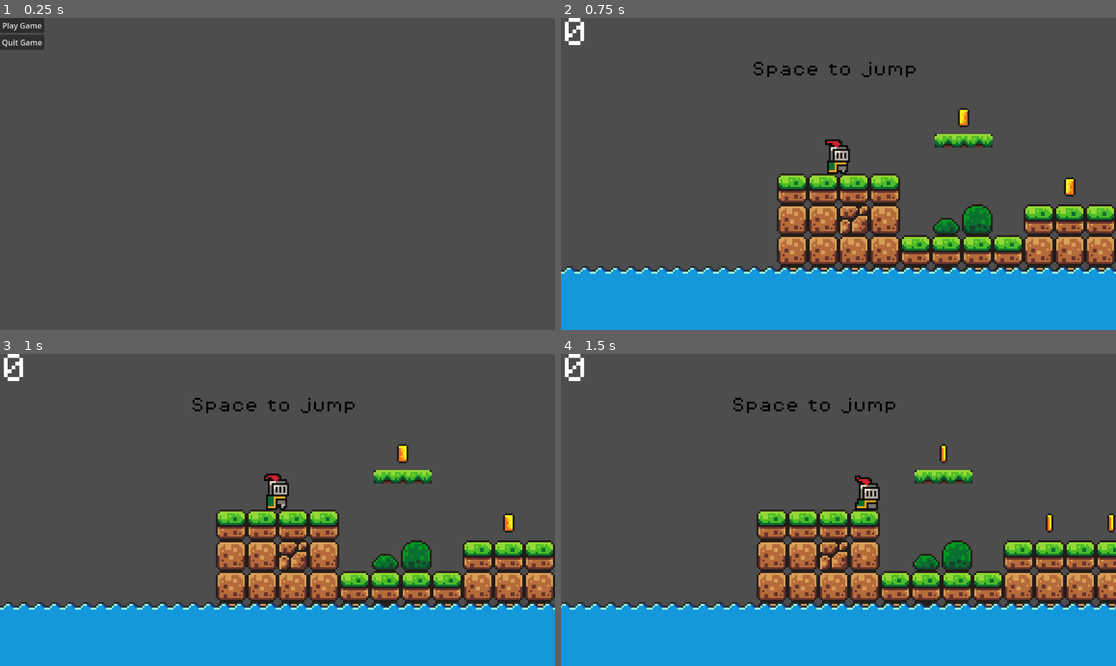
Above: before the commit, frames 1-4 (two rows, left to right).
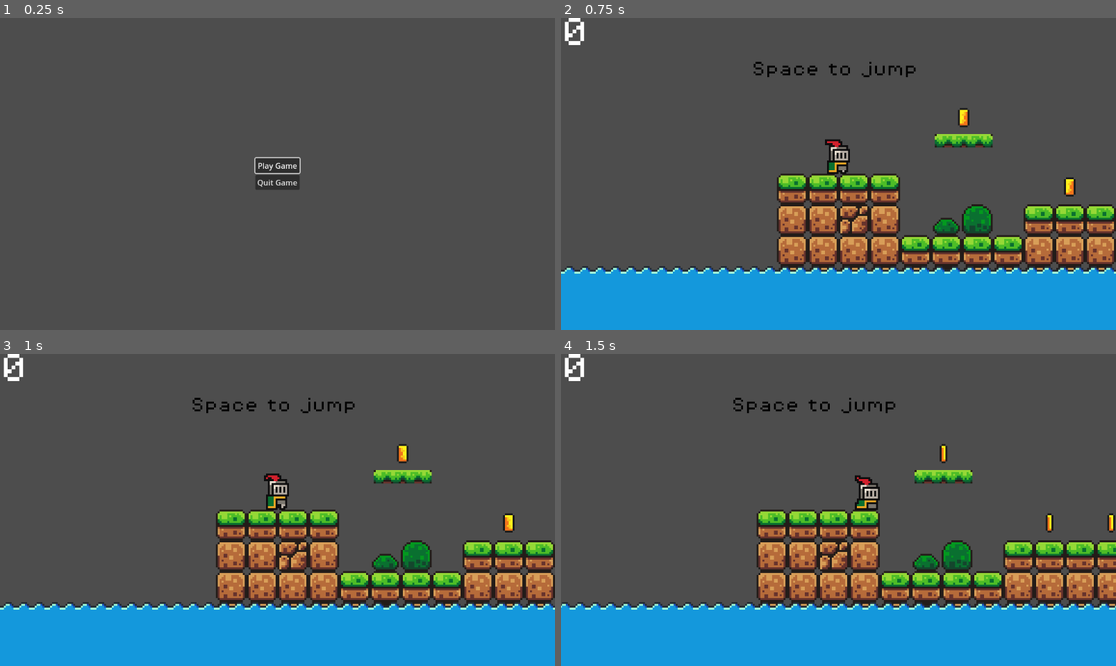
Above: after the commit, the same moments.

Repository: jenshenrik/godot-platformer
Game: Godot game, scene res://scenes/menu.tscn
The game is run twice, just before and just after one commit, with the same random seed, the same clock (stepped at 60 frames per second) and the same inputs.
Inputs:
- Up to frame 1 (0.25 s): no input
- Up to frame 2 (0.75 s): click "Play Game" at 0.5 s
- Up to frame 3 (1 s): no input
- Up to frame 4 (1.5 s): hold D (move_right) from 1.28 s (still down)

The runs differ from the first frame. In frame 1, 1.5% of the frame differs, in the area x 0-55%, y 0-56%; in frame 2, nothing differs; in frame 3, nothing differs; in frame 4, nothing differs.

Commit message:
added keyboard controls to menu, centered buttons

Diff:
--- a/scenes/menu.tscn
+++ b/scenes/menu.tscn
@@ -11,22 +11,30 @@
 grow_vertical = 2
 script = ExtResource("1_js8rc")
 
-[node name="MarginContainer" type="MarginContainer" parent="."]
-layout_mode = 0
-offset_right = 40.0
-offset_bottom = 40.0
+[node name="VBoxContainer" type="VBoxContainer" parent="."]
+layout_mode = 1
+anchors_preset = 8
+anchor_left = 0.5
+anchor_top = 0.5
+anchor_right = 0.5
+anchor_bottom = 0.5
+offset_left = -46.0
+offset_top = -33.0
+offset_right = 46.0
+offset_bottom = 33.0
+grow_horizontal = 2
+grow_vertical = 2
 
-[node name="VBoxContainer" type="VBoxContainer" parent="MarginContainer"]
+[node name="PlayButton" type="Button" parent="VBoxContainer"]
 layout_mode = 2
-
-[node name="PlayButton" type="Button" parent="MarginContainer/VBoxContainer"]
-layout_mode = 2
+focus_neighbor_bottom = NodePath("../QuitButton")
 text = "Play Game
 "
 
-[node name="QuitButton" type="Button" parent="MarginContainer/VBoxContainer"]
+[node name="QuitButton" type="Button" parent="VBoxContainer"]
 layout_mode = 2
+focus_neighbor_top = NodePath("../PlayButton")
 text = "Quit Game"
 
-[connection signal="pressed" from="MarginContainer/VBoxContainer/PlayButton" to="." method="_on_play_button_pressed"]
-[connection signal="pressed" from="MarginContainer/VBoxContainer/QuitButton" to="." method="_on_quit_button_pressed"]
+[connection signal="pressed" from="VBoxContainer/PlayButton" to="." method="_on_play_button_pressed"]
+[connection signal="pressed" from="VBoxContainer/QuitButton" to="." method="_on_quit_button_pressed"]
--- a/scripts/menu.gd
+++ b/scripts/menu.gd
@@ -1,5 +1,9 @@
 extends Control
 
+@onready var play_button: Button = $VBoxContainer/PlayButton
+
+func _ready():
+	play_button.grab_focus()
 
 func _on_play_button_pressed() -> void:
 	get_tree().change_scene_to_file("res://scenes/game.tscn")
